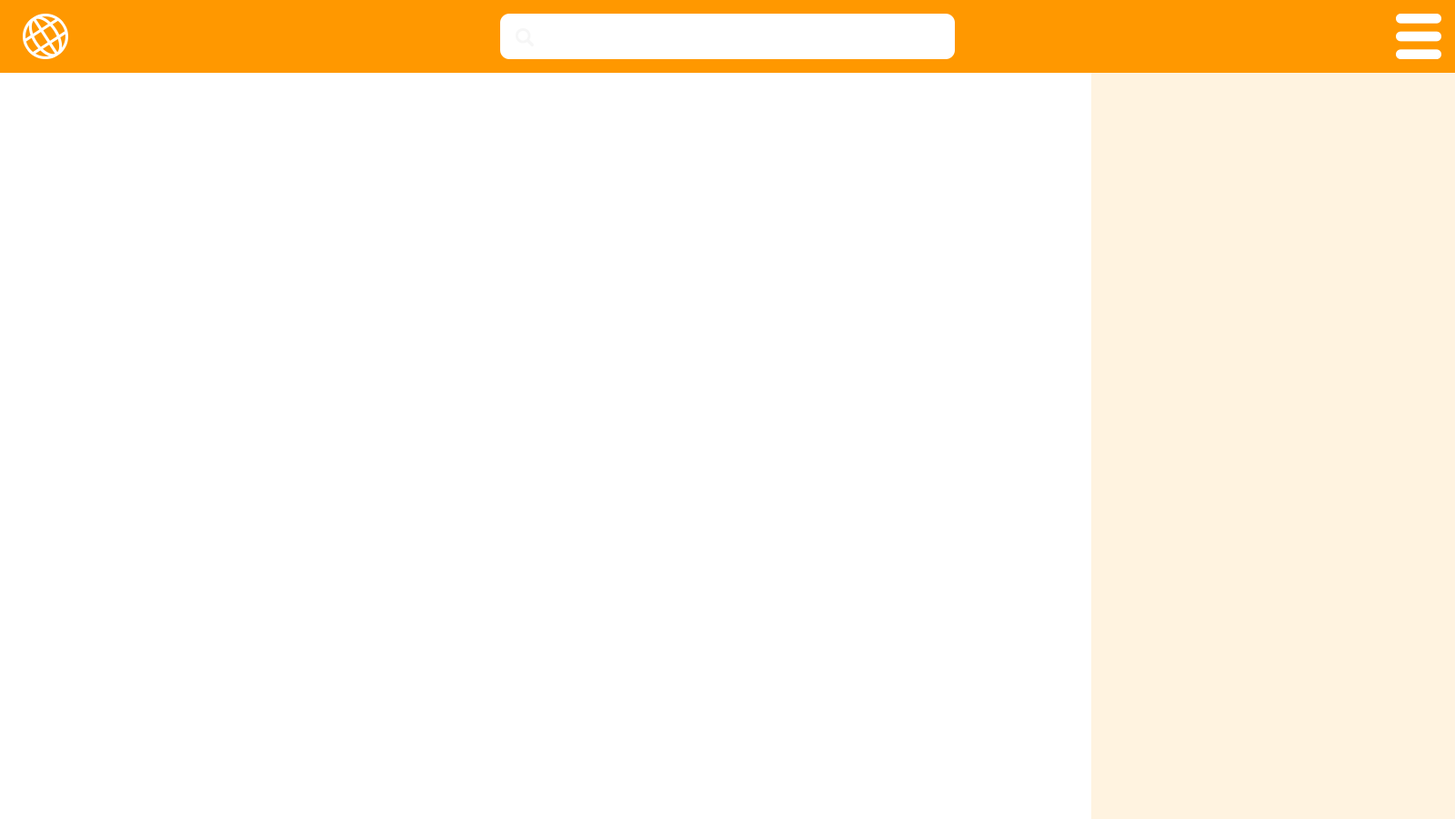
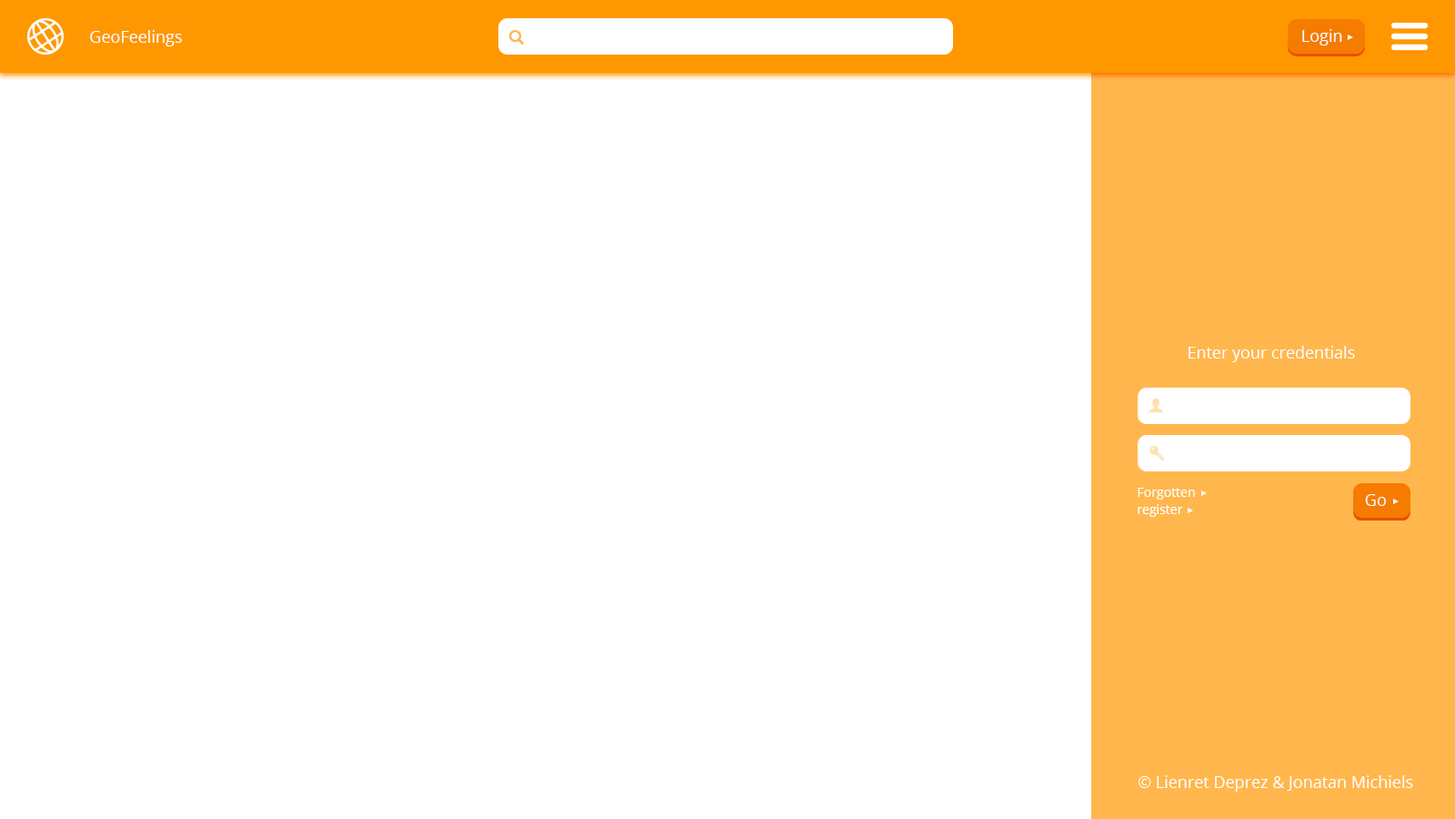
Layers edited between the first and the second 1455 × 819 image:
added group "Lines" with 6 layers above "Login" over 1091, 145, 1455, 511
added group "Login" (1st of 2) with 18 layers above "Intro" over 1137, 345, 1411, 521
added layer "Enter your credentials" in group "Login" over 1188, 345, 1356, 363
added group "Username" (1st of 2, in "Login") with 2 layers in group "Login" over 1137, 387, 1411, 424
added layer "Username" (2nd of 2, in "Login" › "Username") in group "Username" over 1137, 387, 1411, 424
added group "Pasword" (1st of 2, in "Login") with 2 layers in group "Login" over 1137, 434, 1411, 472
added layer "Pasword" (2nd of 2, in "Login" › "Pasword") in group "Pasword" over 1137, 434, 1411, 472
added group "Go" (1st of 2, in "Login") with 4 layers in group "Login" over 1353, 482, 1411, 521
added group "Header" with 11 layers above "Footer" over 26, 18, 1429, 57
added group "User" (2nd of 2, in "Header") with 4 layers in group "Header" over 1287, 19, 1366, 57
added layer "LoginBtnBackground" (3rd of 3, in "Header" › "User") in group "User" over 1287, 19, 1366, 54
added group "Searchbar" (1st of 2, in "Header") with 2 layers in group "Header" over 498, 18, 954, 55
renamed "Rounded Rectangle 1" to "Searchbar", moved it into group "Searchbar", painted on it over 498, 13, 956, 60
moved "hamburger" into group "Header", painted on it over 1391, 13, 1442, 60
moved "Logo" into group "Header", painted on it over 21, 13, 69, 60
added group "Footer" with 1 layers above "Backgrounds" over 1138, 774, 1414, 792
added layer "© Lienret Deprez & Jonatan Michiels" in group "Footer" over 1138, 774, 1414, 792
added group "Backgrounds" with 2 layers over 0, 13, 1455, 819
renamed "Header_Background" to "HeaderBackground", moved it into group "Backgrounds" over 21, 13, 1442, 60
renamed "Aside_Background" to "AsideBackground", moved it into group "Backgrounds", painted on it over 1091, 13, 1455, 819
…and 17 more changes (16 added, 1 painted, 1 stack)
